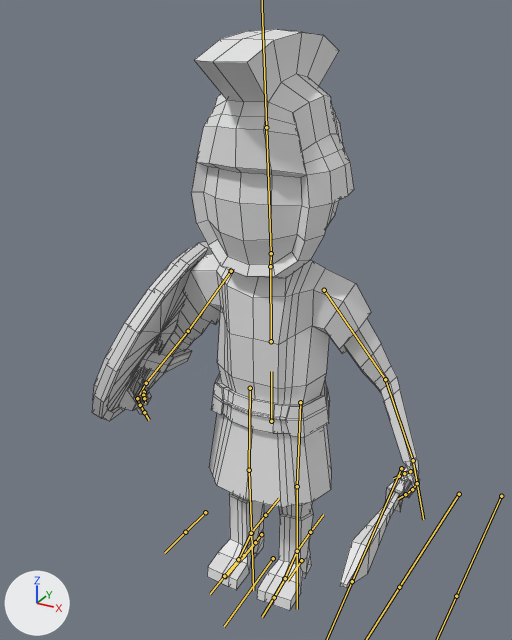
Before and after pictures for a commit that changed the FBX model Map/Assets/Models/Hittite_warrior/Hittite_warrior.fbx.
One viewpoint serves both versions: a camera (50 mm lens) standing at (1.18, -2.25, 2.36) and looking at (-0.07, 0.01, 1.22). The axes (+X, +Y, +Z) are drawn at lower left. The lights are the same throughout. The bones that bend it are drawn over the model as lines. Mesh edges are drawn as thin lines.

The first picture shows 'Warrior.002'.
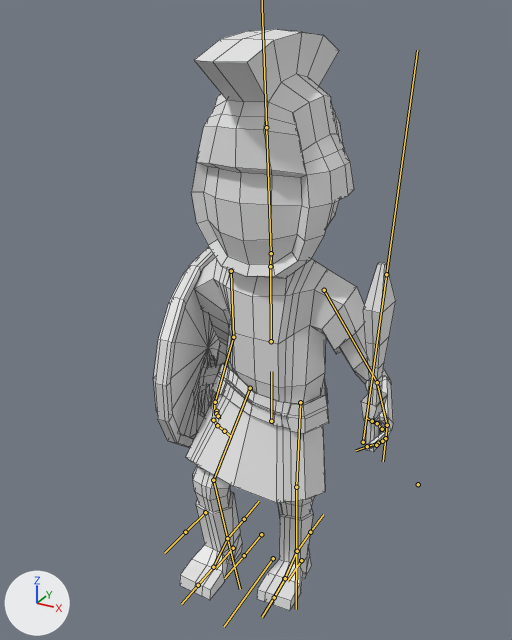
The newer file adds an action. The first version stands in its rest pose; the second is drawn at frame 5 of the action 'Armature|Hittite_Civil_Fight'.

Pixel boxes [x1, y1, x2, y2] of what changed, in the pictures (512 x 640 px):
'Warrior.002', posed (26% narrower)
    before: [92, 29, 420, 611]
    after: [153, 29, 396, 611]
bone 'brazo_L', root to tip
    before: (324, 290) to (385, 379)
    after: (324, 290) to (377, 382)
bone 'antebrazo_L', root to tip
    before: (385, 379) to (413, 460)
    after: (377, 382) to (387, 425)
bone 'Hacha', root to tip
    before: (401, 468) to (352, 581)
    after: (363, 442) to (386, 274)
bone 'brazo_R', root to tip
    before: (231, 271) to (188, 331)
    after: (231, 271) to (233, 337)
bone 'antebrazo_R', root to tip
    before: (188, 331) to (146, 383)
    after: (233, 337) to (215, 402)
bone 'femur_R', root to tip
    before: (250, 388) to (249, 470)
    after: (250, 388) to (213, 480)
bone 'tibia_R', root to tip
    before: (249, 470) to (251, 533)
    after: (213, 480) to (227, 538)
bone 'pie_R_control', root to tip
    before: (255, 542) to (239, 561)
    after: (233, 548) to (215, 569)

What the commit changed:
Bone 'brazo_L' (bone_brazo_l) turns from (0, 0, 0) to (-6, 1, 1) degrees about its own x, y and z.
Bone 'antebrazo_L' (bone_antebrazo_l) turns from (0, 0, 0) to (47, -9, -56) degrees about its own x, y and z.
Bone 'Hacha' (bone_hacha) moves from (0.0, 0.0, 0.0) to (-0.03, 0.03, 0.08).
Bone 'Hacha' (bone_hacha) turns from (0, 0, 0) to (-18, 0, 2) degrees about its own x, y and z.
Bone 'brazo_R' (bone_brazo_r) turns from (0, 0, 0) to (-19, -13, -17) degrees about its own x, y and z.
Bone 'antebrazo_R' (bone_antebrazo_r) turns from (0, 0, 0) to (6, 1, 10) degrees about its own x, y and z.
Bone 'femur_R' (bone_femur_r) turns from (0, 0, 0) to (42, 3, 1) degrees about its own x, y and z.
Bone 'tibia_R' (bone_tibia_r) turns from (0, 0, 0) to (52, 0, 0) degrees about its own x, y and z.
Bone 'pie_R_control' (bone_pie_r_control) moves from (0.0, 0.0, 0.0) to (-0.02, 1.49, 0.9).
